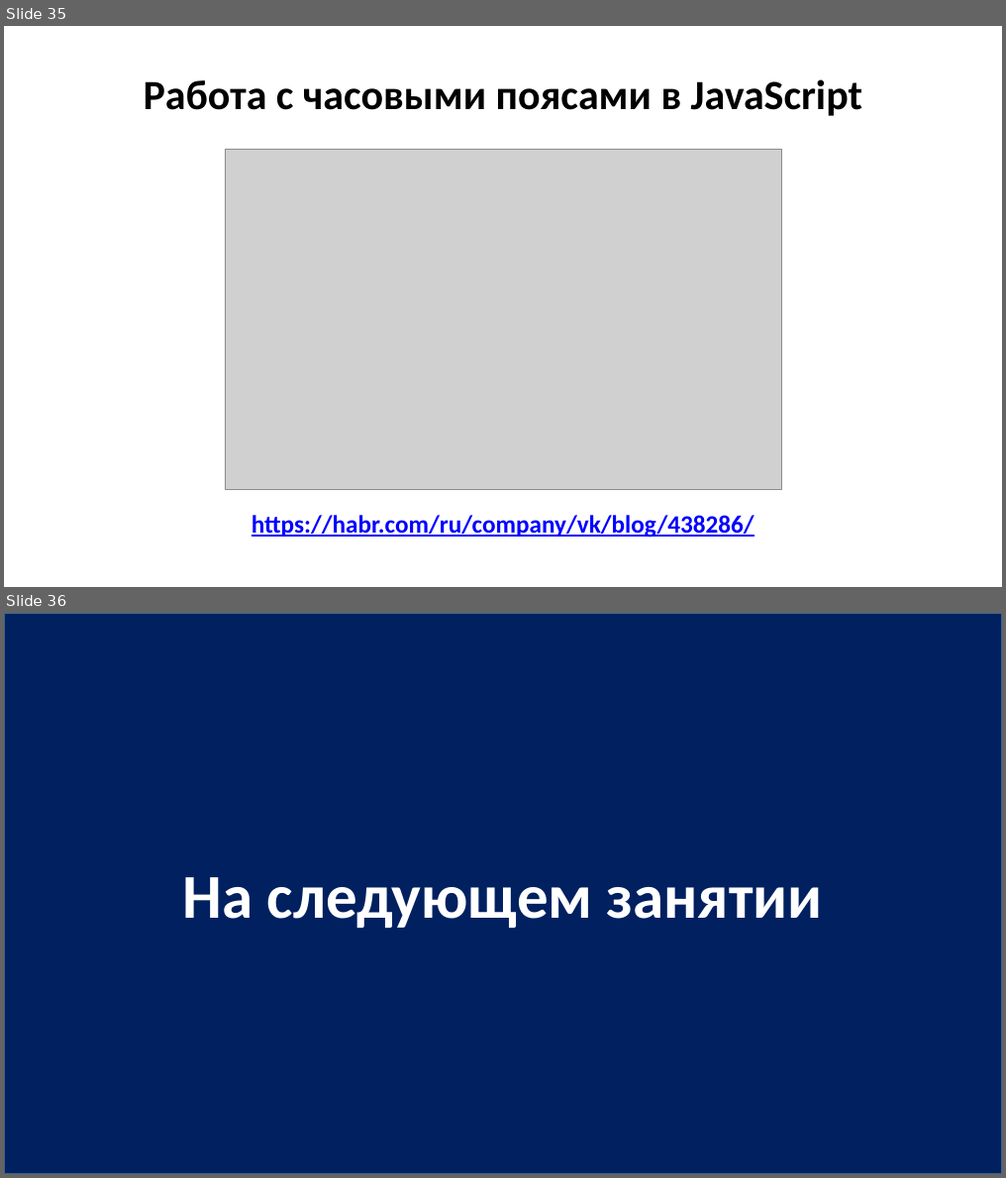
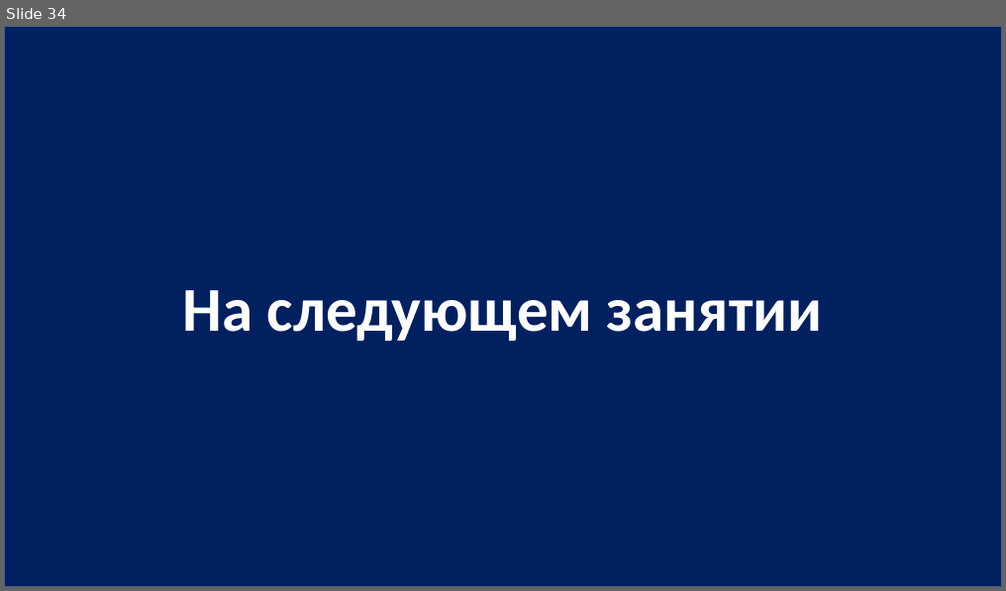
Before and after one commit to js-15-ort-dnipro/lesson03, a slide deck: lesson03.pptx. Shown one above the other, each under a label of ours: slides 35 and 36 before the commit, slide 34 after it. The pictures are 1006x1178 and 1006x591 pixels, drawn with LibreOffice and Linux fonts; fonts in the diff are those of the drawing; grey boxes stand for pictures. Boxes give left, top, right and bottom in pixels: in the first picture for what was removed or moved away, otherwise in the second. Text is boxed around its words. In the diff, an @@ line names an element or a change of style, - is before the commit and + after.

```diff
--- a/lesson03.pptx
+++ b/lesson03.pptx
@@ slide 35 removed at [4,26,1002,587], background #FFFFFF @@
@@ text removed at [144,79,862,116] @@
-Работа с часовыми поясами в JavaScript
@@ picture removed at [225,149,782,489] @@
@@ text removed at [252,515,754,538] @@
-https://habr.com/ru/company/vk/blog/438286/
@@ what was slide 36 is now slide 34 @@
```
Also in this commit, not shown: 1 other slide removed, 1 other file.
